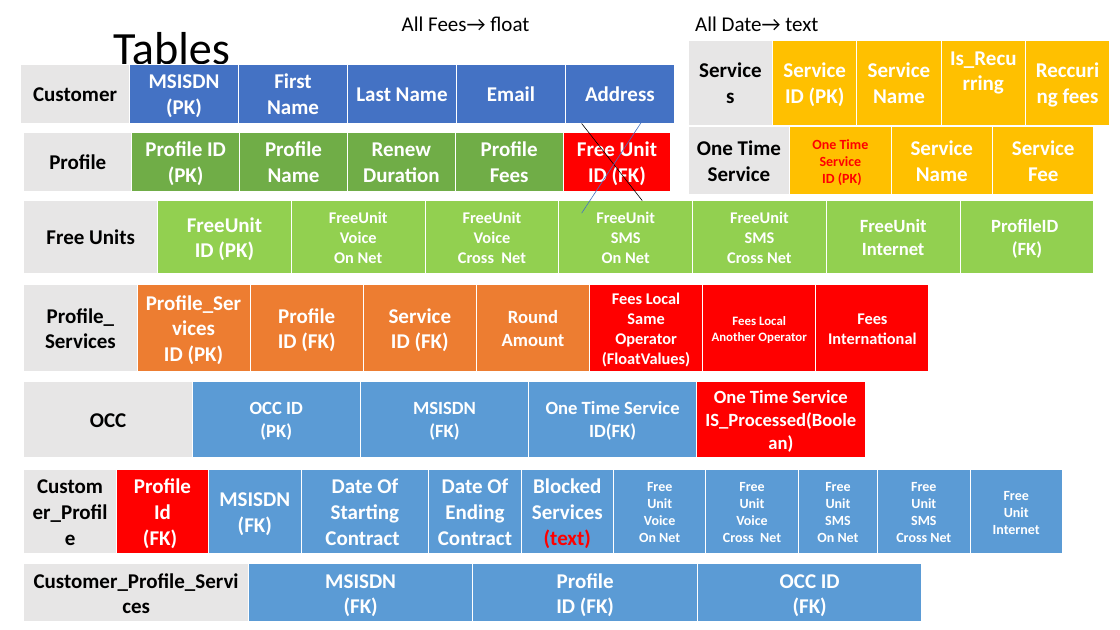
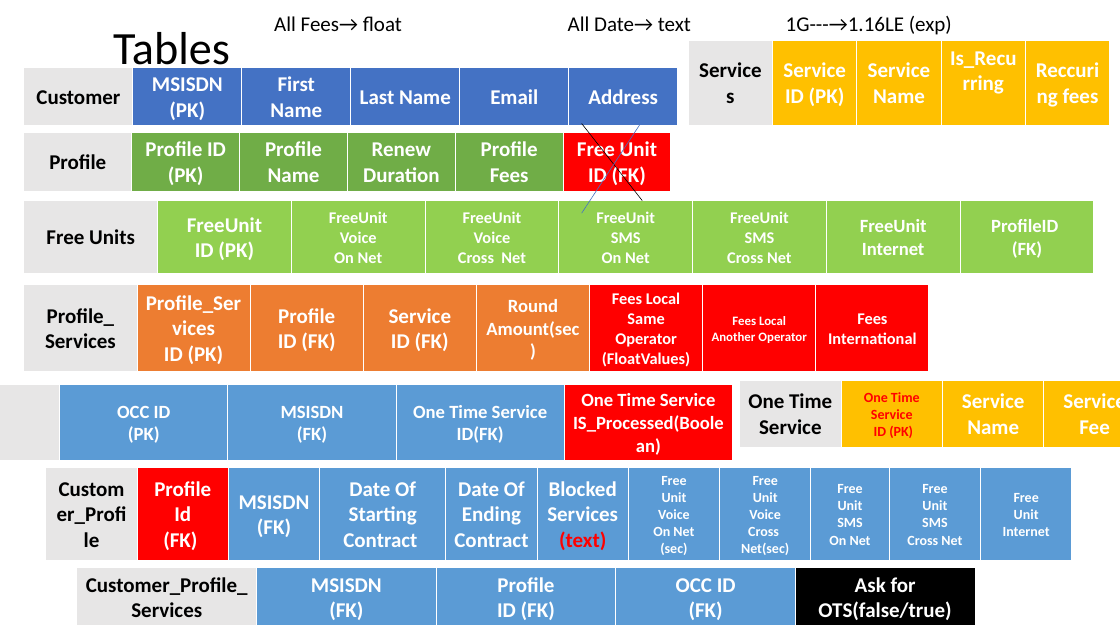
Before and after one commit to qazs13/Billing-Project, a slide deck: slide 5 of Database Documentation/Database Documentation.pptx. Drawn at 1120x630 pixels with LibreOffice and Linux fonts; fonts in the diff are those of the drawing. Boxes give left, top, right and bottom in pixels: in the first picture for what was removed or moved away, otherwise in the second. Text is boxed around its words. In the diff, an @@ line names an element or a change of style, - is before the commit and + after.

Commit message:
Voice cost calculation & add new table in  DB document

```diff
--- a/Database Documentation/Database Documentation.pptx
+++ b/Database Documentation/Database Documentation.pptx
@@ text at [274,16,952,35]: text changed @@
-All Fees→ float All Date→ text
+All Fees→ float All Date→ text 1G---→1.16LE (exp)
@@ table at [24,285,931,525] @@
-row 1, column 5: Round / Amount
+row 1, column 5: Round / Amount(sec)
@@ table: place and size @@
-table at [24,381,864,552]
+table at [0,385,732,554]
@@ table: place and size @@
-table at [688,127,1095,196]
+table at [740,381,1120,450]
@@ table at [46,468,1075,560] @@
-row 1, column 7: Free / Unit / Voice / On Net
+row 1, column 7: Free / Unit / Voice / On Net / (sec)
-row 1, column 8: Free / Unit / Voice / Cross Net
+row 1, column 8: Free / Unit / Voice / Cross Net(sec)
@@ table: place and size @@
-table at [24,470,1063,555]
+table at [46,468,1075,560]
@@ table at [77,568,976,627] @@
+column 5: Ask for OTS(false/true)
@@ table: place and size @@
-table at [24,564,921,623]
+table at [77,568,976,627]
```
Also in this commit, not shown: 1 other slide changed, 1 slide added, 7 other files.
